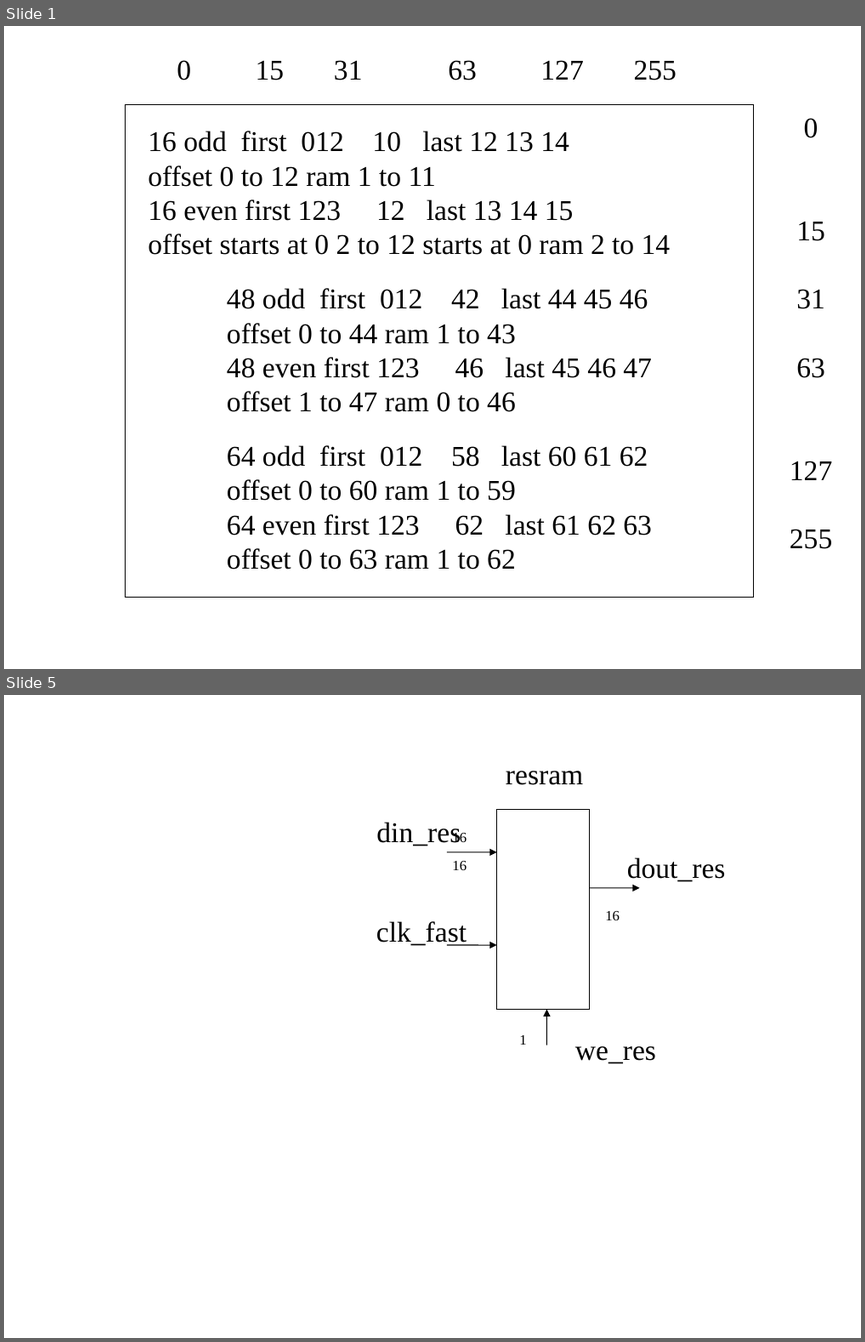
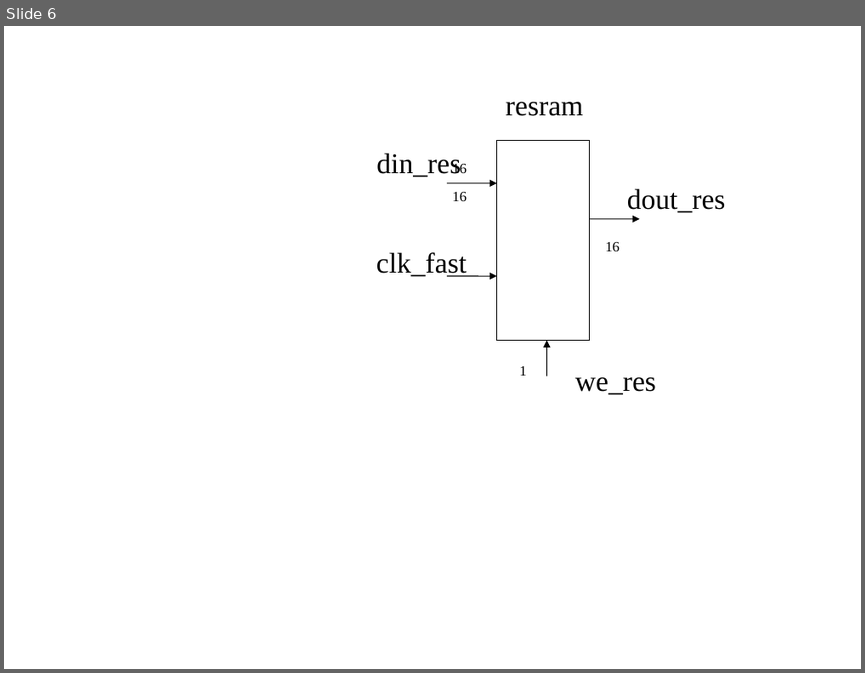
Before and after one commit to develone/jpeg-2000-test, a slide deck: jpeg2k/delay_mux.ppt. Shown one above the other, each under a label of ours: slides 1 and 5 before the commit, slide 6 after it; the slides between them are not shown. The pictures are 865x1342 and 865x673 pixels, drawn with LibreOffice and Linux fonts; fonts in the diff are those of the drawing. Boxes give left, top, right and bottom in pixels: in the first picture for what was removed or moved away, otherwise in the second. Text is boxed around its words. In the diff, an @@ line names an element or a change of style, - is before the commit and + after.

```diff
--- a/jpeg2k/delay_mux.ppt
+++ b/jpeg2k/delay_mux.ppt
@@ slide 1 removed at box(4, 26, 861, 669), background #FFFFFF @@
@@ text removed at box(177, 60, 676, 80) @@
-0 15 31 63 127 255
@@ rectangle removed at box(126, 105, 754, 597) @@
@@ text removed at box(789, 118, 832, 549) @@
-0
-15
-31
-63
-127
-255
@@ text removed at box(148, 131, 670, 255) @@
-16 odd first 012 10 last 12 13 14
-offset 0 to 12 ram 1 to 11
-16 even first 123 12 last 13 14 15
-offset starts at 0 2 to 12 starts at 0 ram 2 to 14
@@ text removed at box(227, 288, 652, 412) @@
-48 odd first 012 42 last 44 45 46
-offset 0 to 44 ram 1 to 43
-48 even first 123 46 last 45 46 47
-offset 1 to 47 ram 0 to 46
@@ text removed at box(227, 445, 652, 569) @@
-64 odd first 012 58 last 60 61 62
-offset 0 to 60 ram 1 to 59
-64 even first 123 62 last 61 62 63
-offset 0 to 63 ram 1 to 62
@@ what was slide 5 is now slide 6 @@
```
Also in this commit, not shown: 3 slides changed, 2 slides added, 3 other files.
